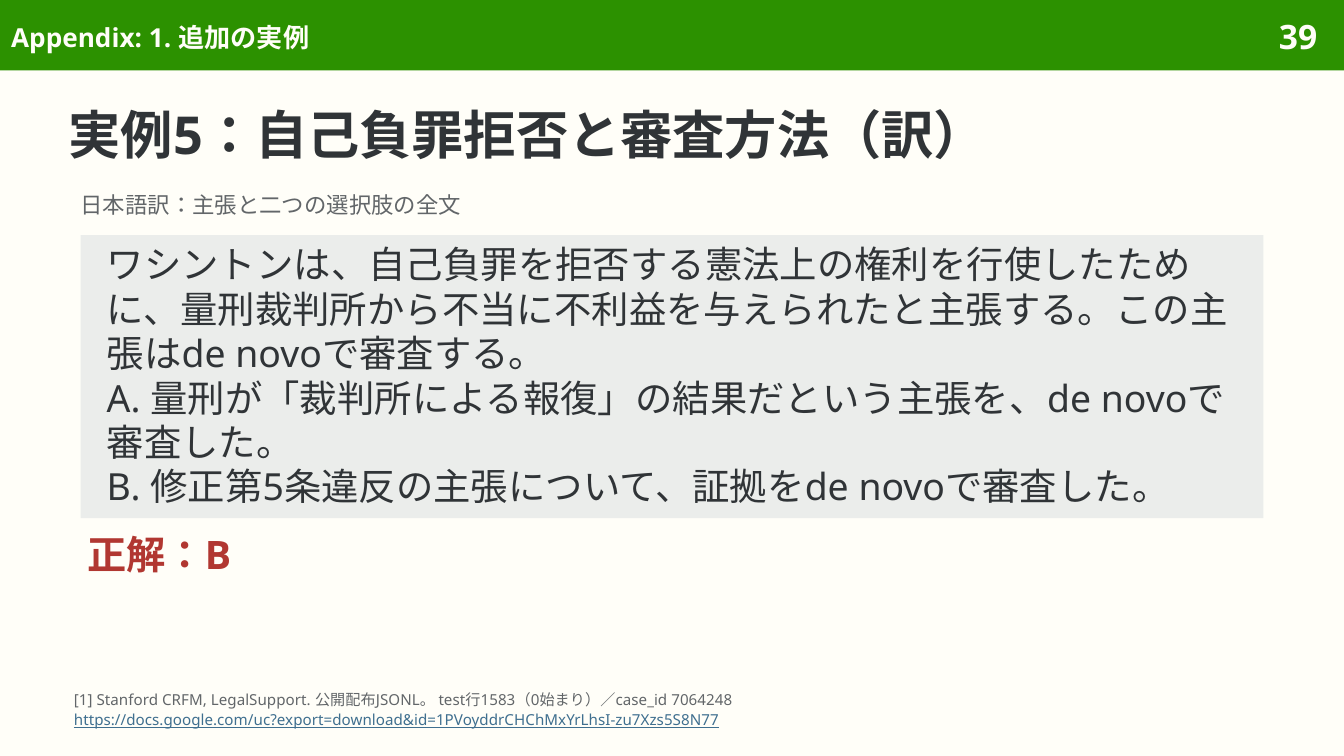
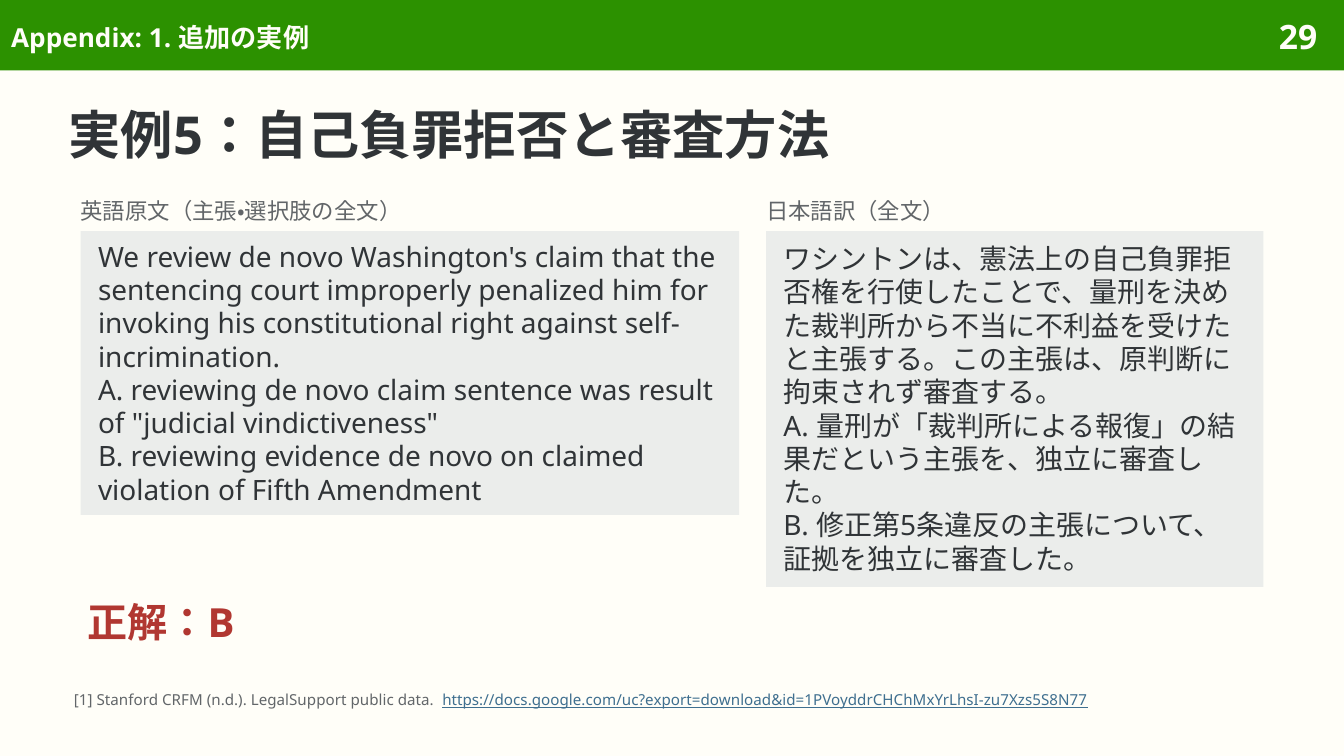
Before and after one commit to sasakiy84/datasets-in-10-minutes, a slide deck: slide 29 of slides/datasets-in-10-minutes-legal-support.pptx (slide 39 before the commit). Drawn at 1344x756 pixels with LibreOffice and Linux fonts; fonts in the diff are those of the drawing. Boxes give left, top, right and bottom in pixels: in the first picture for what was removed or moved away, otherwise in the second. Text is boxed around its words. In the diff, an @@ line names an element or a change of style, - is before the commit and + after.

Commit message:
Rebuild LegalSupport around citation evidence, examples and data use

```diff
--- a/slides/datasets-in-10-minutes-legal-support.pptx
+++ b/slides/datasets-in-10-minutes-legal-support.pptx
@@ page number at <box>1279,24,1317,50</box>: text changed @@
-39
+29
@@ title at <box>69,109,830,159</box>: text changed @@
-実例5：自己負罪拒否と審査方法（訳）
+実例5：自己負罪拒否と審査方法
@@ text at <box>81,200,402,221</box>: text changed @@
-日本語訳：主張と二つの選択肢の全文
+英語原文（主張・選択肢の全文）
@@ text added at <box>766,200,945,221</box>, 12 pt, text #626669 @@
+日本語訳（全文）
@@ rectangle added at <box>81,231,739,515</box>, fill #EBEDEB, 15 pt, text #303437 @@
+We review de novo Washington's claim that the sentencing court improperly penalized him for invoking his constitutional right against self-incrimination.
+A. reviewing de novo claim sentence was result of "judicial vindictiveness"
+B. reviewing evidence de novo on claimed violation of Fifth Amendment
@@ rectangle "ワシントンは、憲法上の自己負罪拒否権を行使したことで、量刑を決めた裁判所から不当に不利益を受けたと主張する。この主張は、 ...": place and size @@
-rectangle "ワシントンは、憲法上の自己負罪拒否権を行使したことで、量刑を決めた裁判所から不当に不利益を受けたと主張する。この主張は、 ..." at <box>81,235,1263,517</box>
+rectangle "ワシントンは、憲法上の自己負罪拒否権を行使したことで、量刑を決めた裁判所から不当に不利益を受けたと主張する。この主張は、 ..." at <box>766,231,1263,587</box>
@@ text in rectangle at <box>783,245,1235,572</box>: text changed; size 20 to 15 pt @@
-ワシントンは、自己負罪を拒否する憲法上の権利を行使したために、量刑裁判所から不当に不利益を与えられたと主張する。この主張はde novoで審査する。
-A. 量刑が「裁判所による報復」の結果だという主張を、de novoで審査した。
-B. 修正第5条違反の主張について、証拠をde novoで審査した。
+ワシントンは、憲法上の自己負罪拒否権を行使したことで、量刑を決めた裁判所から不当に不利益を受けたと主張する。この主張は、原判断に拘束されず審査する。
+A. 量刑が「裁判所による報復」の結果だという主張を、独立に審査した。
+B. 修正第5条違反の主張について、証拠を独立に審査した。
@@ text "正解：B": place and size @@
-text "正解：B" at <box>87,536,231,573</box>
+text "正解：B" at <box>87,603,234,641</box>
@@ text "正解：B" at <box>87,603,234,641</box>: size 21 to 21.5 pt; line spacing 24.6pt to 25.1pt @@
@@ text at <box>74,693,1087,709</box>: text changed @@
-[1] Stanford CRFM, LegalSupport. 公開配布JSONL。 test行1583（0始まり）／case_id 7064248
-https://docs.google.com/uc?export=download&id=1PVoyddrCHChMxYrLhsI-zu7Xzs5S8N77
+[1] Stanford CRFM (n.d.). LegalSupport public data. https://docs.google.com/uc?export=download&id=1PVoyddrCHChMxYrLhsI-zu7Xzs5S8N77
```
Also in this commit, not shown: 32 other slides changed, 3 slides added, 24 slides removed, 39 other files.
